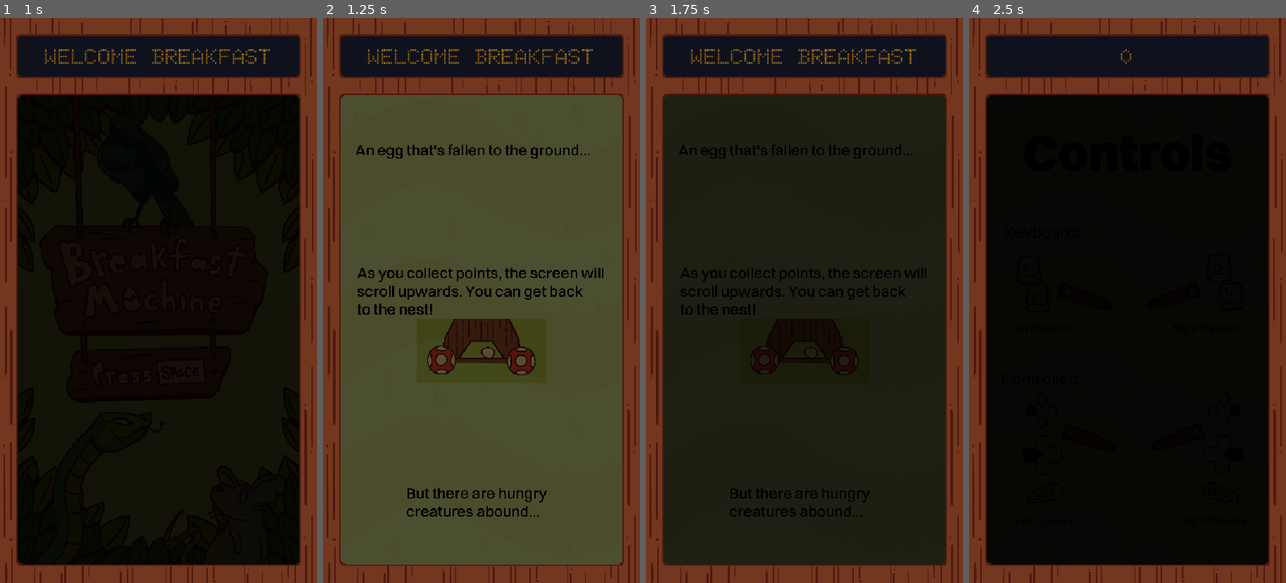
Above: before the commit, frames 1-4 (left to right).
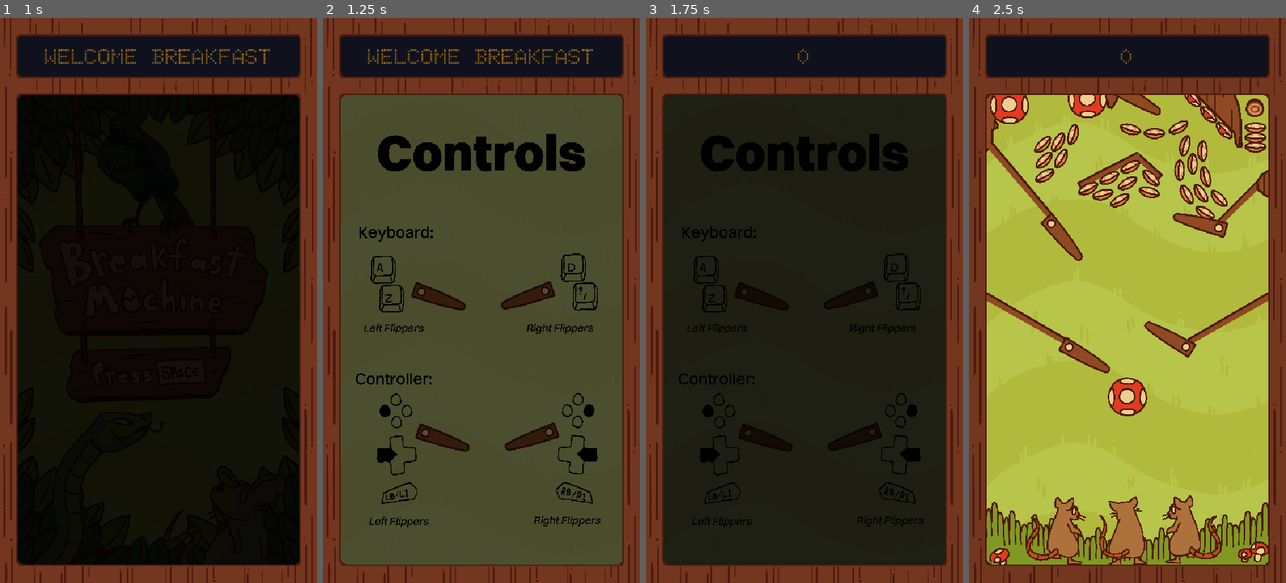
Above: after the commit, the same moments.

Repository: Lilacqualia/gjtnp-gjenp
Game: Godot game, scene res://scenes/conductor.tscn
The game is run twice, just before and just after one commit, with the same random seed, the same clock (stepped at 60 frames per second) and the same inputs.
Inputs:
- Up to frame 1 (1 s): tap Enter at 0.5 s; hold D (Right Flipper) from 0.53 s (still down); hold Space (Start Game) from 0.53 s (still down)
- Up to frame 2 (1.25 s): keep holding D (Right Flipper); keep holding Space (Start Game)
- Up to frame 3 (1.75 s): release D (Right Flipper) at 1.28 s; release Space (Start Game) at 1.28 s; hold A (Left Flipper) from 1.28 s (still down); tap Space (Start Game) at 1.35 s
- Up to frame 4 (2.5 s): release A (Left Flipper) at 2.03 s; hold D (Right Flipper) from 2.03 s (still down); hold Space (Start Game) from 2.03 s (still down)

Frame 1 is identical in both runs. In frame 2, 9.4% of the frame differs, in the area x 10-89%, y 20-91%; in frame 3, 6.9%; in frame 4, 74%, in the area x 5-95%, y 13-97%.

Commit message:
Removing rules screen.

Diff:
--- a/src/scripts/title_screen.gd
+++ b/src/scripts/title_screen.gd
@@ -14,7 +14,7 @@
 
 func _input(event: InputEvent) -> void:
 	if event.is_action_pressed("Start Game") and handled_start == false:
-		print("rules")
+		print("controls")
 		handled_start = true
 
-		emit_signal("go_to_scene", Globals.SceneName.RULES)
+		emit_signal("go_to_scene", Globals.SceneName.CONTROLS)
Not shown: 1 places in src/scenes/rules_screen.tscn that only renumber resources
